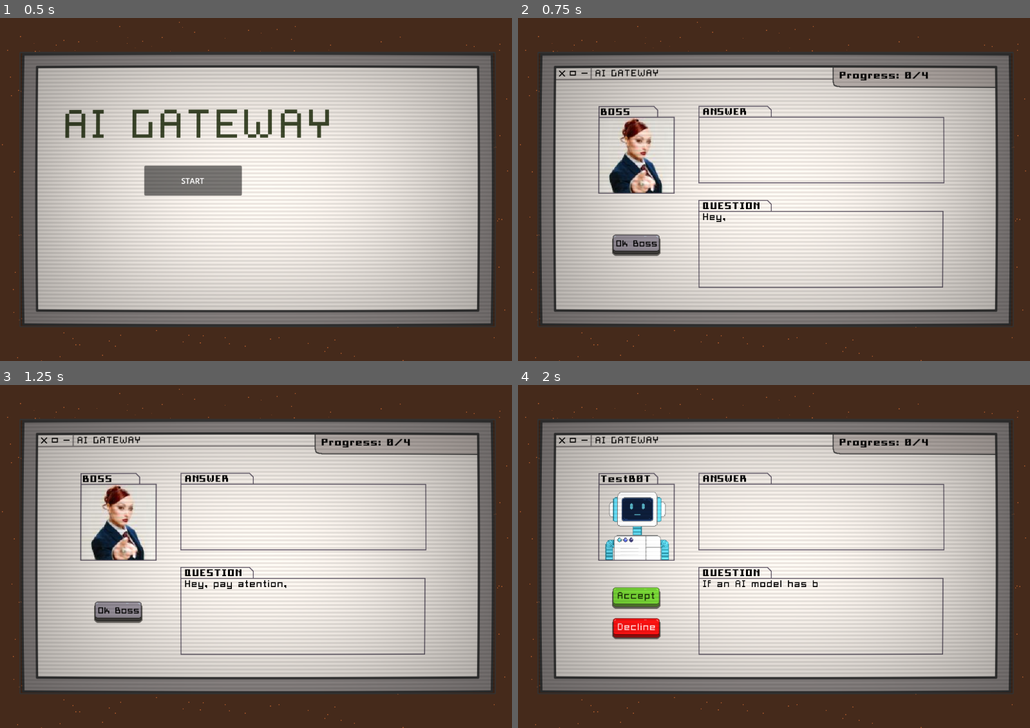
Above: before the commit, frames 1-4 (two rows, left to right).
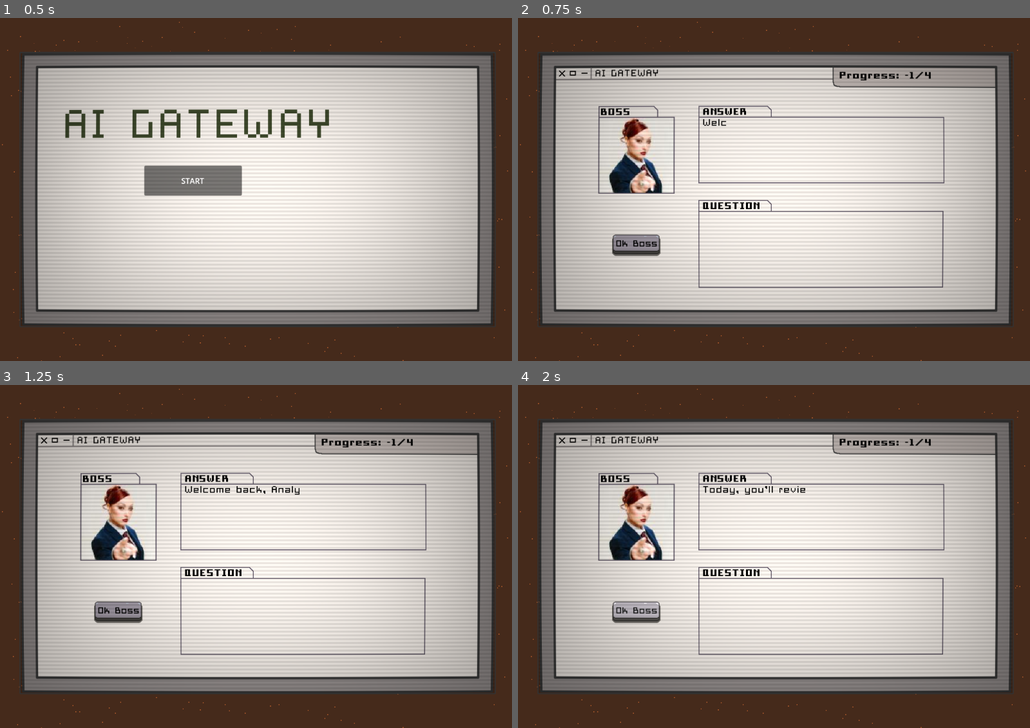
Above: after the commit, the same moments.

Repository: campiao/ai-ethics-sgame
Game: Godot game, scene res://scenes/main_menu.tscn
Same seed, same stepped clock (60 frames per second), same inputs: the game is played once before the commit and once after it.
Inputs (mouse positions are in pixels of both pictures, inside the frame that each line leads up to):
- Up to frame 1 (0.5 s): no input
- Up to frame 2 (0.75 s): click "START" at 0.5 s
- Up to frame 3 (1.25 s): no input
- Up to frame 4 (2 s): click (635, 611) at 1.25 s

Frame 1 is identical in both runs. In frame 2, 0.2% of the frame differs, in the area x 36-81%, y 15-60%; in frame 3, 0.4%; in frame 4, 4.0%, in the area x 16-81%, y 15-75%.

Commit message:
feat: level one tutorial/dialog

Diff:
--- a/ai-ethics-serious-game/scenes/level_one.tscn
+++ b/ai-ethics-serious-game/scenes/level_one.tscn
@@ -16,6 +16,7 @@
 [ext_resource type="Texture2D" uid="uid://bwctnn03pxawh" path="res://assets/sprites/robots/robot4/robot4.png" id="12_036lt"]
 [ext_resource type="Texture2D" uid="uid://dlqctt8jucxih" path="res://assets/sprites/robots/robot1/robot.png" id="13_nlxio"]
 [ext_resource type="Texture2D" uid="uid://bfpykuc11r6a5" path="res://assets/sprites/chappell_boss_img.jpg" id="14_xrbqg"]
+[ext_resource type="Script" uid="uid://bgbamvahpjodu" path="res://scripts/initial_boss.gd" id="16_unjau"]
 [ext_resource type="PackedScene" uid="uid://d32ep74xjk1p1" path="res://scenes/canvas_layer.tscn" id="17_4i3tx"]
 [ext_resource type="PackedScene" uid="uid://blev1wfj3lj3b" path="res://scenes/post_level_screen.tscn" id="18_w4tp6"]
 
@@ -551,10 +552,10 @@
 
 [node name="BossEntity" parent="." instance=ExtResource("5_r4wdr")]
 visible = false
+script = ExtResource("16_unjau")
+over = false
 entity_name = "BOSS"
-question_text = "Hey, pay atention, new hire! You are here to recruit AI's based on their answers to an ethical question! It is up to your judgement to accept or decline the answers as valid to the question given.
-Good luck!"
-answer_text = "Below will appear a question which you have to read carefully! Here the answer given by the AI is shown. After each decision, I'll give you a brief explanation regarding the answer given. When you're ready, press the 'Ok Boss' button."
+answer_text = "Welcome back, Analyst."
 
 [node name="AnimatedSprite2D" parent="BossEntity" index="0"]
 position = Vector2(248, 288)
--- a/ai-ethics-serious-game/scripts/level_one/world_manager.gd
+++ b/ai-ethics-serious-game/scripts/level_one/world_manager.gd
@@ -56,11 +56,19 @@
 	"Incorrect option! Let me tell you why...",
 ]
 
+var first_level_text := [
+	"Today, you’ll review decisions made by AI in critical areas: healthcare, education, security.",
+	"Your task is to evaluate how much trust each decision deserves. Use the slider to indicate your judgment.",
+	"Remember: your choices have real consequences — for the system, and for people’s lives.",
+	"Don’t trust blindly. Don’t reject without thought.",
+	"The first case is ready."
+]
+
 # Correct guesses
 var num_correct_guesses := -1
 
 func _ready() -> void:
-	current_entity_id = 0
+	current_entity_id = -1
 	entities_count = len(entities_remaining)
 	num_correct_guesses = 0
 
@@ -69,6 +77,7 @@
 
 	answer_label.visible_ratio = 0.0
 	question_label.visible_ratio = 0.0
+	boss_entity.text = first_level_text
 	set_entities_data()
 	show_tutorial()
 
@@ -129,10 +138,10 @@
 func _on_ok_boss_button_pressed() -> void:
 	base_button_logic()
 
-	if not is_tutorial_done:
-		current_entity_id -= 1
-		is_tutorial_done = true
-	advance_level()
+	if not boss_entity.over:
+		boss_entity.is_it_over(answer_label);
+	else:
+		advance_level()
 
 func base_button_logic() -> void:
 	if current_entity_id > entities_count-1:
Not shown: 1 places in ai-ethics-serious-game/scenes/level_one.tscn that only renumber resources
